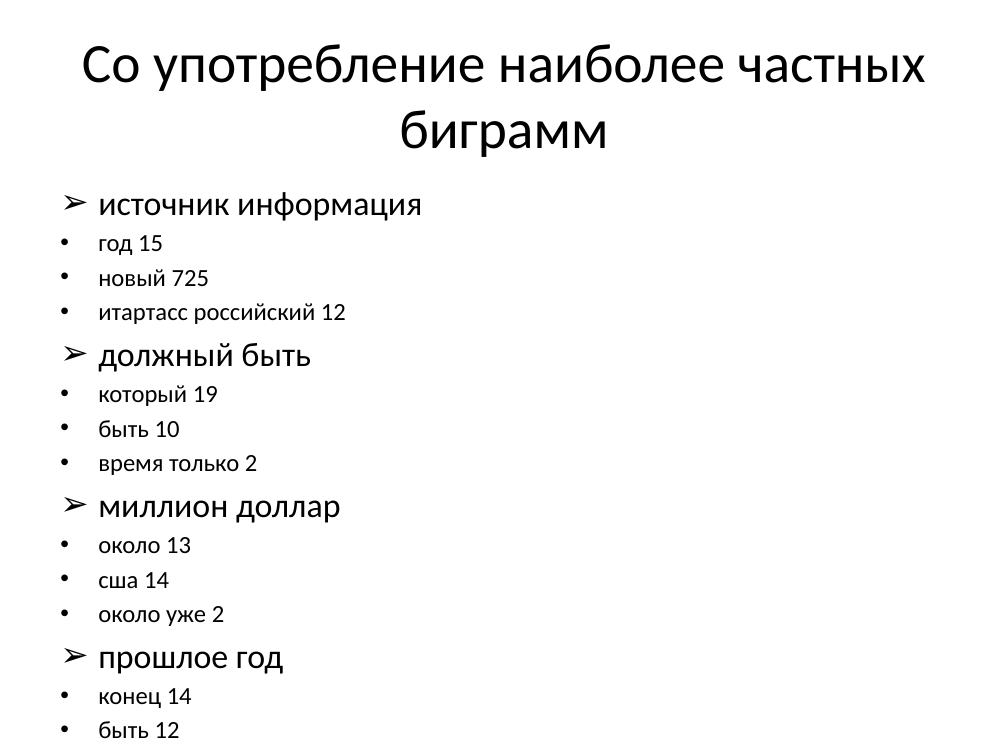
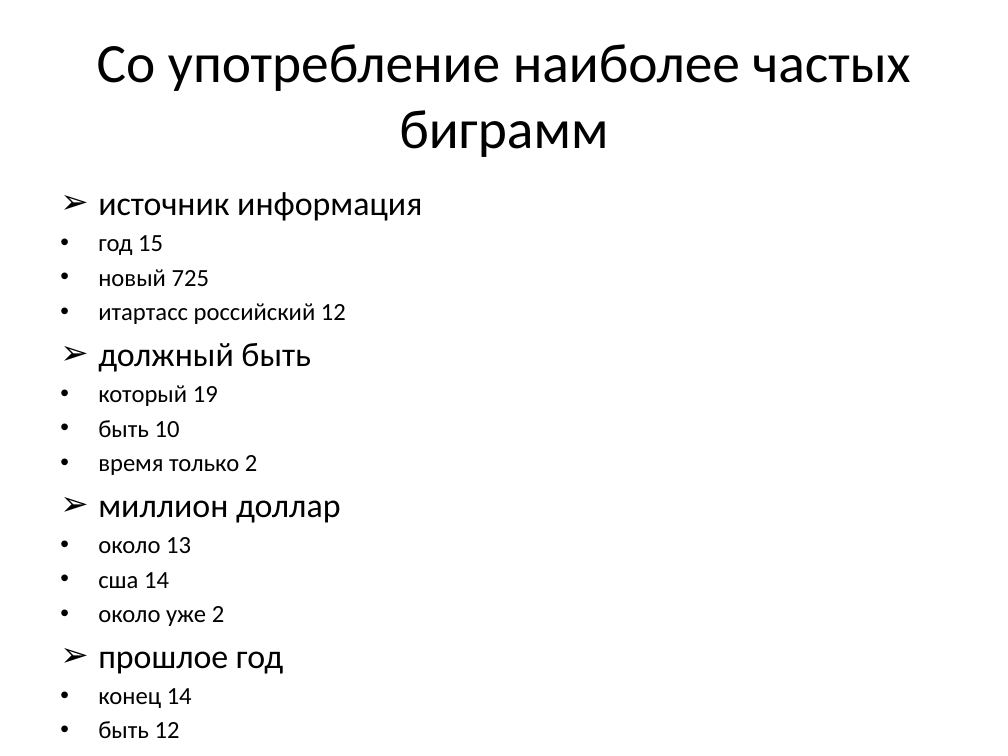
Before and after one commit to arassadin/hse_ling, a slide deck: slide 12 of ng_rg_presentation.pptx (slide 13 before the commit). Drawn at 1008x756 pixels with LibreOffice and Linux fonts; fonts in the diff are those of the drawing. Boxes give left, top, right and bottom in pixels: in the first picture for what was removed or moved away, otherwise in the second. Text is boxed around its words. In the diff, an @@ line names an element or a change of style, - is before the commit and + after.

```diff
--- a/ng_rg_presentation.pptx
+++ b/ng_rg_presentation.pptx
@@ title at (97, 44, 910, 157): text changed @@
-Со употребление наиболее частных биграмм
+Со употребление наиболее частых биграмм
```
Also in this commit, not shown: 6 other slides changed, 1 slide removed.
